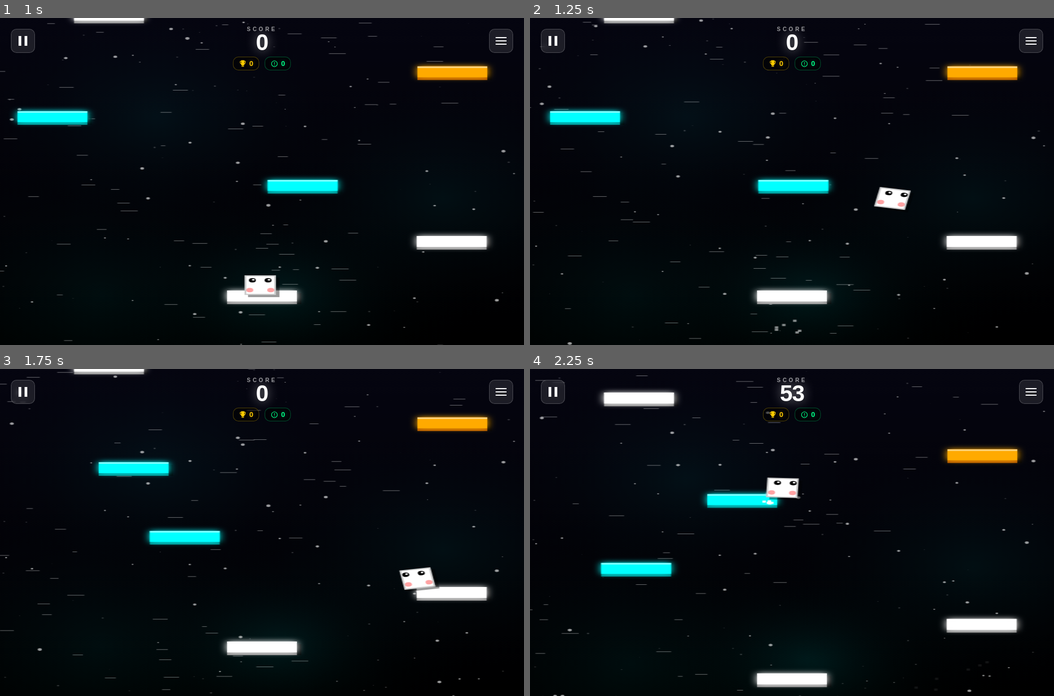
Above: before the commit, frames 1-4 (two rows, left to right).
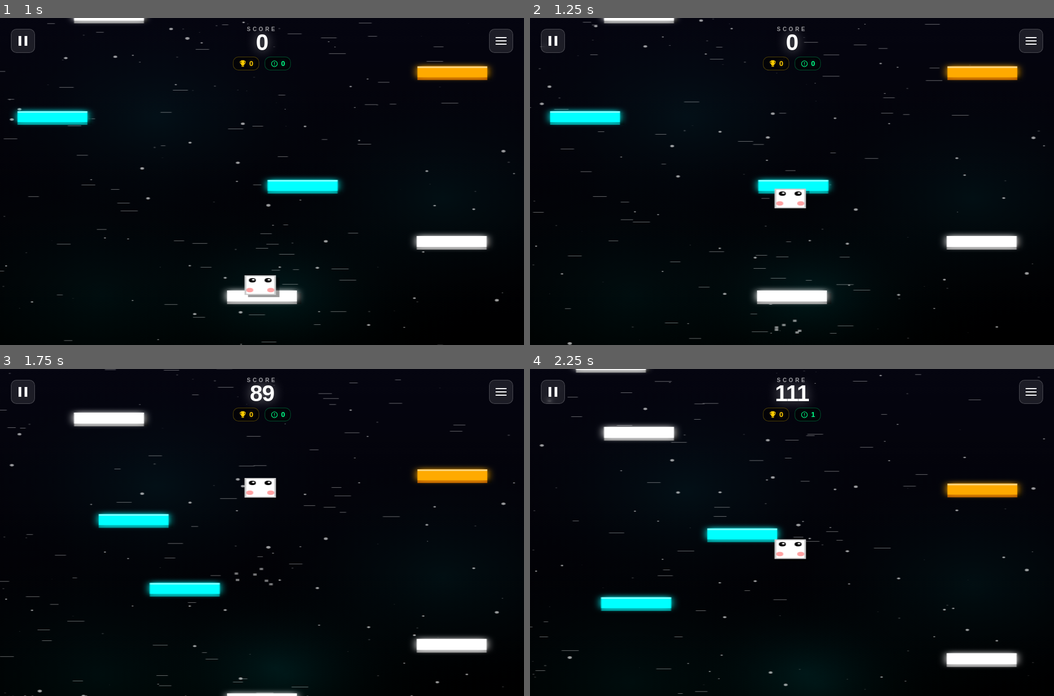
Above: after the commit, the same moments.

Repository: pidorasgejvork-gif/Frimegame
Game: browser game, page index.html
Same seed, same stepped clock (60 frames per second), same inputs: the game is played once before the commit and once after it.
Inputs (mouse positions are in pixels of both pictures, inside the frame that each line leads up to):
- Up to frame 1 (1 s): click (262, 181) at 0.27 s
- Up to frame 2 (1.25 s): hold Right from 1.03 s (still down); click (792, 214) at 1.07 s; tap Space at 1.1 s
- Up to frame 3 (1.75 s): release Right at 1.53 s; hold Left from 1.58 s (still down); tap Space at 1.6 s; click (157, 499) at 1.67 s
- Up to frame 4 (2.25 s): tap Space at 2.1 s; release Left at 2.15 s; hold Right from 2.2 s (still down)

Frame 1 is identical in both runs. In frame 2, 0.7% of the frame differs, in the area x 46-73%, y 51-59%; in frame 3, 10%; in frame 4, 10%, in the area x 0-99%, y 0-100%.

Commit message:
Update index.html

Diff:
--- a/index.html
+++ b/index.html
@@ -125,6 +125,15 @@
             background: #fff; cursor: pointer; margin-top: -6px; box-shadow: 0 0 10px rgba(255,255,255,0.4);
         }
 
+        /* Переключатель режима управления */
+        .control-toggle { display: flex; gap: 5px; }
+        .control-toggle button {
+            flex: 1; padding: 10px; background: #222; border: 1px solid #333;
+            border-radius: 10px; color: #888; font-family: 'Outfit'; font-weight: 700;
+            font-size: 12px; cursor: pointer; transition: 0.2s; display: flex; align-items: center; justify-content: center; gap: 5px;
+        }
+        .control-toggle button.active { background: #00ffff; color: #000; border-color: #00ffff; box-shadow: 0 0 10px rgba(0,255,255,0.4); }
+
         .pause-btn { width: 100%; padding: 15px; margin-bottom: 8px; border-radius: 12px; border: none; font-family: 'Outfit'; font-size: 16px; font-weight: 900; cursor: pointer; transition: 0.2s; text-transform: uppercase; }
         .btn-resume { background: #fff; color: #000; }
         .btn-resume:hover { background: #ddd; transform: scale(1.02); }
@@ -193,6 +202,15 @@
             </div>
 
             <div id="tab-settings" class="tab-content">
+                <!-- Выбор управления -->
+                <div class="setting-row">
+                    <div class="setting-label"><span>Control Mode</span></div>
+                    <div class="control-toggle">
+                        <button id="btn-ctrl-arrows" onclick="setControlMode('arrows')">⌨️ Arrows / Keys</button>
+                        <button id="btn-ctrl-swipes" onclick="setControlMode('swipes')">👆 Swipes / Touch</button>
+                    </div>
+                </div>
+
                 <div class="setting-row">
                     <div class="setting-label"><span>Sound Volume</span><span id="sound-val">50%</span></div>
                     <input type="range" id="sound-slider" min="0" max="100" value="50">
@@ -222,6 +240,9 @@
     let soundVolume = 0.5;
     let sensitivity = 1.0;
 
+    // --- РЕЖИМ УПРАВЛЕНИЯ ---
+    let controlMode = localStorage.getItem('nj_controlMode') || 'swipes'; // 'swipes' или 'arrows'
+
     function initAudio() { if (!audioCtx) audioCtx = new (window.AudioContext || window.webkitAudioContext)(); }
     function playSound(freq, type, duration) {
         if (soundVolume === 0) return;
@@ -266,6 +287,20 @@
 
     document.getElementById('coins-display').innerText = coins;
     document.getElementById('highscore').innerText = highScore;
+
+    // Обновление UI режима управления при загрузке
+    function updateControlUI() {
+        document.getElementById('btn-ctrl-arrows').classList.toggle('active', controlMode === 'arrows');
+        document.getElementById('btn-ctrl-swipes').classList.toggle('active', controlMode === 'swipes');
+    }
+    updateControlUI();
+
+    function setControlMode(mode) {
+        controlMode = mode;
+        localStorage.setItem('nj_controlMode', mode);
+        updateControlUI();
+        playSound(400, 'sine', 0.1);
+    }
 
     // --- UI МАГАЗИНА ---
     function renderShop() {
@@ -346,7 +381,7 @@
     let platforms = [];
     const PLATFORM_WIDTH = 80, PLATFORM_HEIGHT = 20;
     let keys = { left: false, right: false };
-    let pointerActive = false, pointerStartX = 0, pointerCurrentX = 0, usePointer = false;
+    let pointerActive = false, pointerStartX = 0, pointerCurrentX = 0;
 
     function createPlatform(y, type = 'normal') {
         let x = Math.random() * (width - PLATFORM_WIDTH);
@@ -393,16 +428,37 @@
         }
     }
 
-    // --- УПРАВЛЕНИЕ ---
-    window.addEventListener('keydown', (e) => { if (e.code === 'ArrowLeft' || e.code === 'KeyA') keys.left = true; if (e.code === 'ArrowRight' || e.code === 'KeyD') keys.right = true; });
-    window.addEventListener('keyup', (e) => { if (e.code === 'ArrowLeft' || e.code === 'KeyA') keys.left = false; if (e.code === 'ArrowRight' || e.code === 'KeyD') keys.right = false; });
-
-    function handlePointerDown(e) { if (e.target.closest('.top-btn') || e.target.closest('.modal-overlay')) return; pointerActive = true; pointerStartX = e.touches ? e.touches[0].clientX : e.clientX; pointerCurrentX = pointerStartX; usePointer = true; }
-    function handlePointerMove(e) { if (!pointerActive) return; pointerCurrentX = e.touches ? e.touches[0].clientX : e.clientX; }
-    function handlePointerUp() { pointerActive = false; pointerStartX = 0; pointerCurrentX = 0; usePointer = false; }
-
-    window.addEventListener('touchstart', handlePointerDown, {passive: true}); window.addEventListener('touchmove', handlePointerMove, {passive: true}); window.addEventListener('touchend', handlePointerUp);
-    window.addEventListener('mousedown', handlePointerDown); window.addEventListener('mousemove', handlePointerMove); window.addEventListener('mouseup', handlePointerUp);
+    // --- УПРАВЛЕНИЕ (РАЗДЕЛЕНО) ---
+    window.addEventListener('keydown', (e) => {
+        if (controlMode === 'arrows') {
+            if (e.code === 'ArrowLeft' || e.code === 'KeyA') keys.left = true;
+            if (e.code === 'ArrowRight' || e.code === 'KeyD') keys.right = true;
+        }
+    });
+    window.addEventListener('keyup', (e) => {
+        if (e.code === 'ArrowLeft' || e.code === 'KeyA') keys.left = false;
+        if (e.code === 'ArrowRight' || e.code === 'KeyD') keys.right = false;
+    });
+
+    function handlePointerDown(e) {
+        if (controlMode !== 'swipes') return; // Игнорируем, если выбран режим стрелок
+        if (e.target.closest('.top-btn') || e.target.closest('.modal-overlay')) return;
+        pointerActive = true;
+        pointerStartX = e.touches ? e.touches[0].clientX : e.clientX;
+        pointerCurrentX = pointerStartX;
+    }
+    function handlePointerMove(e) {
+        if (!pointerActive) return;
+        pointerCurrentX = e.touches ? e.touches[0].clientX : e.clientX;
+    }
+    function handlePointerUp() { pointerActive = false; pointerStartX = 0; pointerCurrentX = 0; }
+
+    window.addEventListener('touchstart', handlePointerDown, {passive: true});
+    window.addEventListener('touchmove', handlePointerMove, {passive: true});
+    window.addEventListener('touchend', handlePointerUp);
+    window.addEventListener('mousedown', handlePointerDown);
+    window.addEventListener('mousemove', handlePointerMove);
+    window.addEventListener('mouseup', handlePointerUp);
 
     // --- ЛОГИКА ---
     function update() {
@@ -410,10 +466,17 @@
         player.time += 0.05;
 
         let moveDir = 0;
-        if (keys.left) moveDir = -1; else if (keys.right) moveDir = 1;
-        if (moveDir === 0 && usePointer && pointerActive) {
-            const diff = pointerCurrentX - pointerStartX;
-            if (diff < -15 / sensitivity) moveDir = -1; else if (diff > 15 / sensitivity) moveDir = 1;
+
+        // Проверка ввода в зависимости от режима
+        if (controlMode === 'arrows') {
+            if (keys.left) moveDir = -1;
+            else if (keys.right) moveDir = 1;
+        } else if (controlMode === 'swipes') {
+            if (pointerActive) {
+                const diff = pointerCurrentX - pointerStartX;
+                if (diff < -15 / sensitivity) moveDir = -1;
+                else if (diff > 15 / sensitivity) moveDir = 1;
+            }
         }
 
         player.x += moveDir * 9 * sensitivity;
@@ -488,7 +551,7 @@
         }
     }
 
-    // --- ОТРИСОВКА ПЕРСОНАЖЕЙ (v5.2) ---
+    // --- ОТРИСОВКА ПЕРСОНАЖЕЙ ---
     function drawPlayer() {
         ctx.save();
         ctx.translate(player.x + player.width/2, player.y + player.height/2);
@@ -614,7 +677,7 @@
         ctx.restore();
     }
 
-    // --- ОТРИСОВКА МИРА (ИСПРАВЛЕННЫЕ ЛОКАЦИИ) ---
+    // --- ОТРИСОВКА МИРА ---
     function draw() {
         const loc = locations.find(l => l.id === currentLoc) || locations[0];
 
@@ -637,19 +700,10 @@
             ctx.fillStyle = fireGrad; ctx.fillRect(0, 0, width, height);
         }
         else if (currentLoc === 'ice') {
-            // Статичные ледяные шипы (теперь не двигаются в стороны)
             ctx.fillStyle = 'rgba(100, 200, 255, 0.15)';
-            for(let i=0; i<8; i++) {
-                let x = i * (width/8) + width/16;
-                ctx.beginPath(); ctx.moveTo(x-20, 0); ctx.lineTo(x+20, 0); ctx.lineTo(x, 80); ctx.fill();
-            }
-            // Дальние шипы (сильнее прозрачные)
+            for(let i=0; i<8; i++) { let x = i * (width/8) + width/16; ctx.beginPath(); ctx.moveTo(x-20, 0); ctx.lineTo(x+20, 0); ctx.lineTo(x, 80); ctx.fill(); }
             ctx.fillStyle = 'rgba(100, 200, 255, 0.08)';
-            for(let i=0; i<6; i++) {
-                let x = i * (width/6) + width/12;
-                ctx.beginPath(); ctx.moveTo(x-30, height); ctx.lineTo(x+30, height); ctx.lineTo(x, height-120); ctx.fill();
-            }
-            // Туман снизу
+            for(let i=0; i<6; i++) { let x = i * (width/6) + width/12; ctx.beginPath(); ctx.moveTo(x-30, height); ctx.lineTo(x+30, height); ctx.lineTo(x, height-120); ctx.fill(); }
             ctx.fillStyle = 'rgba(0, 100, 255, 0.1)'; ctx.fillRect(0, height*0.7, width, height*0.3);
         }
         else if (currentLoc === 'sakura') {
@@ -686,7 +740,6 @@
             ctx.beginPath(); ctx.arc(s.x, s.y, s.layer === 1 ? s.size * 0.5 : s.size, 0, Math.PI * 2); ctx.fill();
         });
 
-        // Частицы фона (ТЕПЕРЬ ПАДАЮТ ПРЯМО)
         bgParticles.forEach(p => {
             if (currentLoc === 'volcano') {
                 ctx.fillStyle = `rgba(255, ${Math.random()*100+100}, 0, 0.8)`;
@@ -695,7 +748,7 @@
             } else if (currentLoc === 'ice') {
                 ctx.fillStyle = 'rgba(255, 255, 255, 0.7)';
                 ctx.beginPath(); ctx.arc(p.x, p.y, p.size, 0, Math.PI*2); ctx.fill();
-                p.y += p.speed; // Четко вниз
+                p.y += p.speed;
             } else if (currentLoc === 'sakura') {
                 ctx.fillStyle = 'rgba(255, 182, 193, 0.8)';
                 ctx.beginPath(); ctx.ellipse(p.x, p.y, p.size, p.size/2, Math.PI/4, 0, Math.PI*2); ctx.fill();
@@ -770,4 +823,4 @@
 
 </script>
 </body>
-</html>
+    </html>
